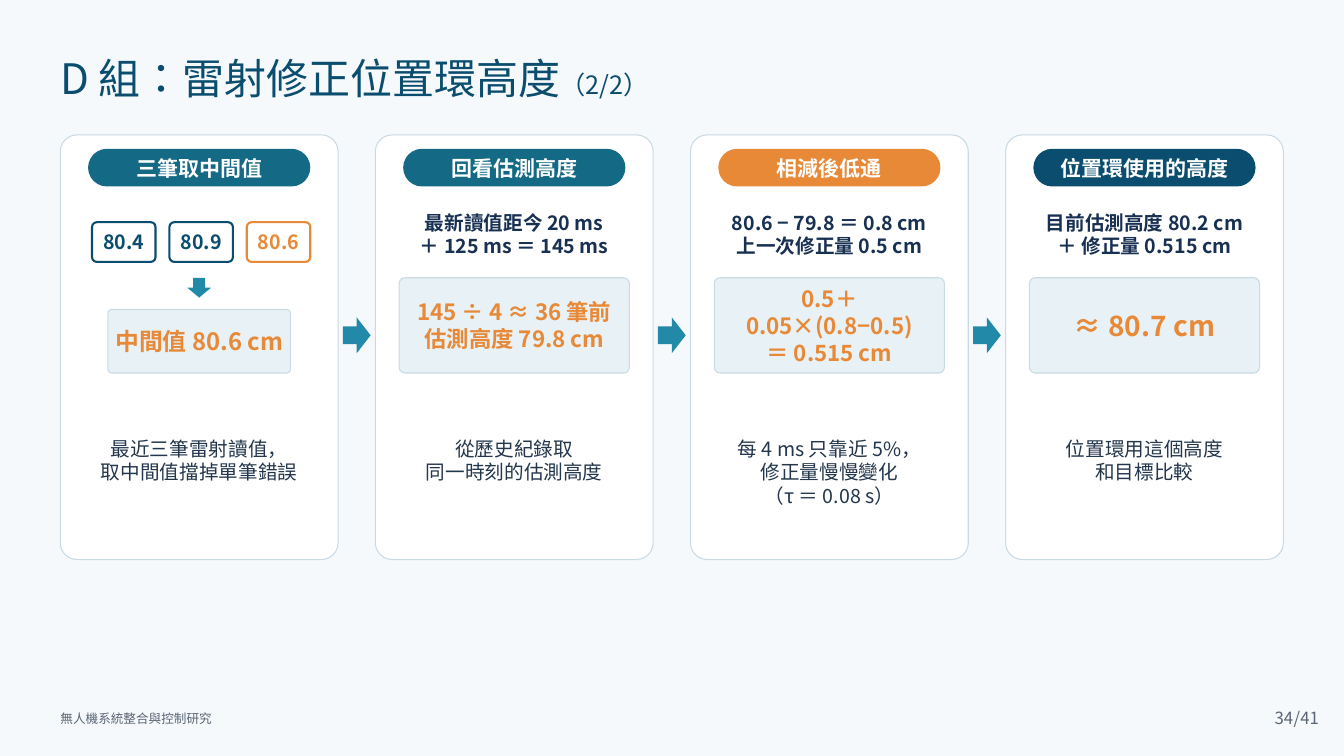
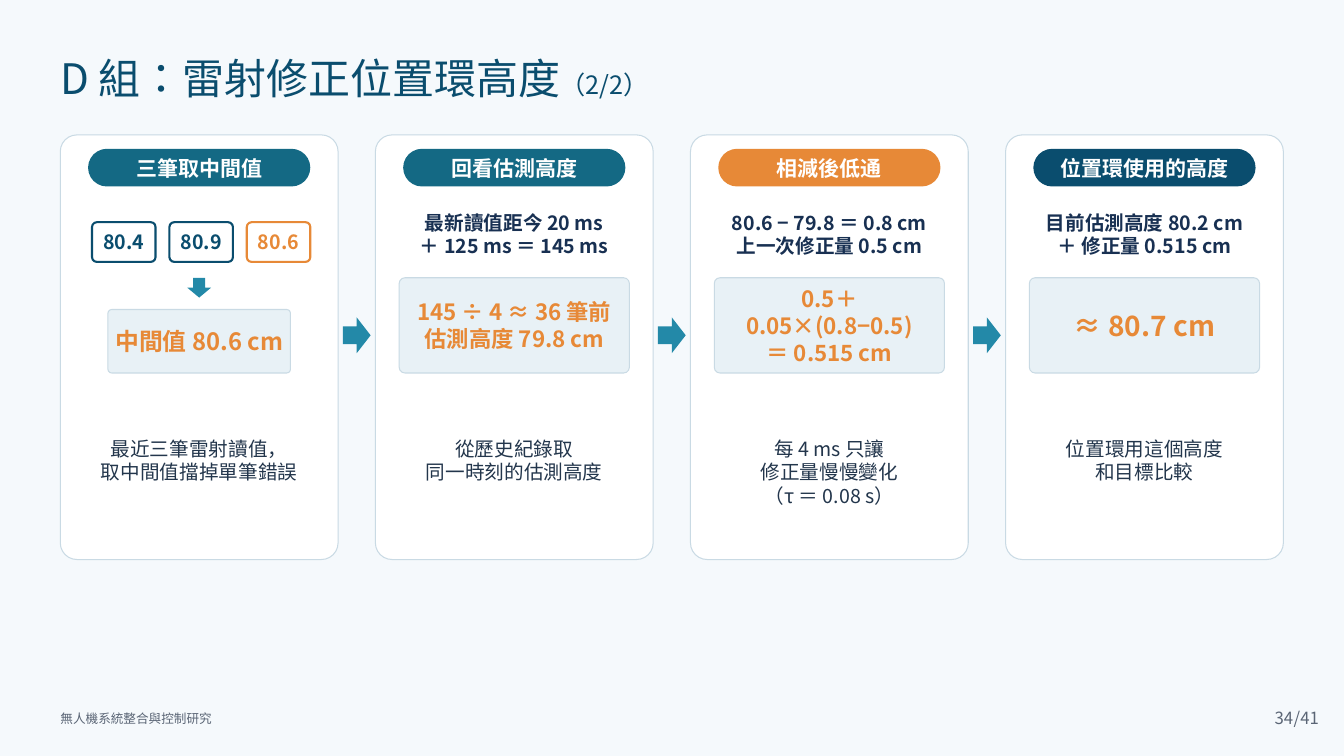
Before and after one commit to lingken1028/-, a slide deck: slide 34 of 無人機系統整合與控制研究_口試簡報 2.pptx. Drawn at 1344x756 pixels with LibreOffice and Linux fonts; fonts in the diff are those of the drawing. Boxes give left, top, right and bottom in pixels: in the first picture for what was removed or moved away, otherwise in the second. Text is boxed around its words. In the diff, an @@ line names an element or a change of style, - is before the commit and + after.

```diff
--- a/無人機系統整合與控制研究_口試簡報 2.pptx
+++ b/無人機系統整合與控制研究_口試簡報 2.pptx
@@ text at box(774, 439, 884, 458): text changed @@
-每 4 ms 只靠近 5%，
+每 4 ms 只讓
```
Also in this commit, not shown: 7 other slides changed.
